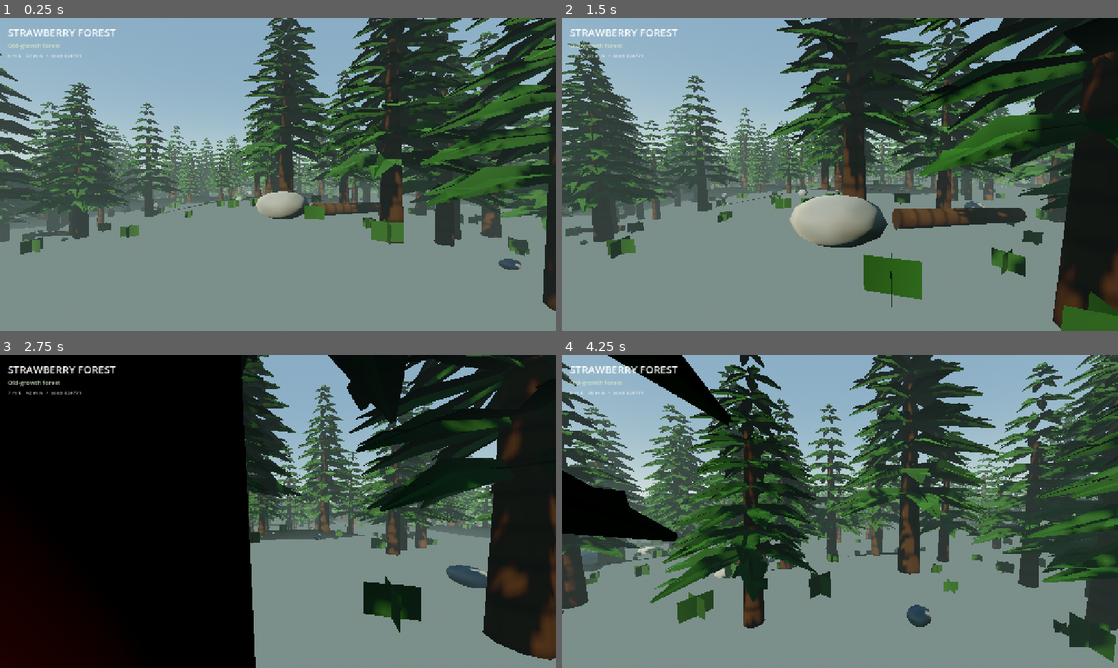
Above: before the commit, frames 1-4 (two rows, left to right).
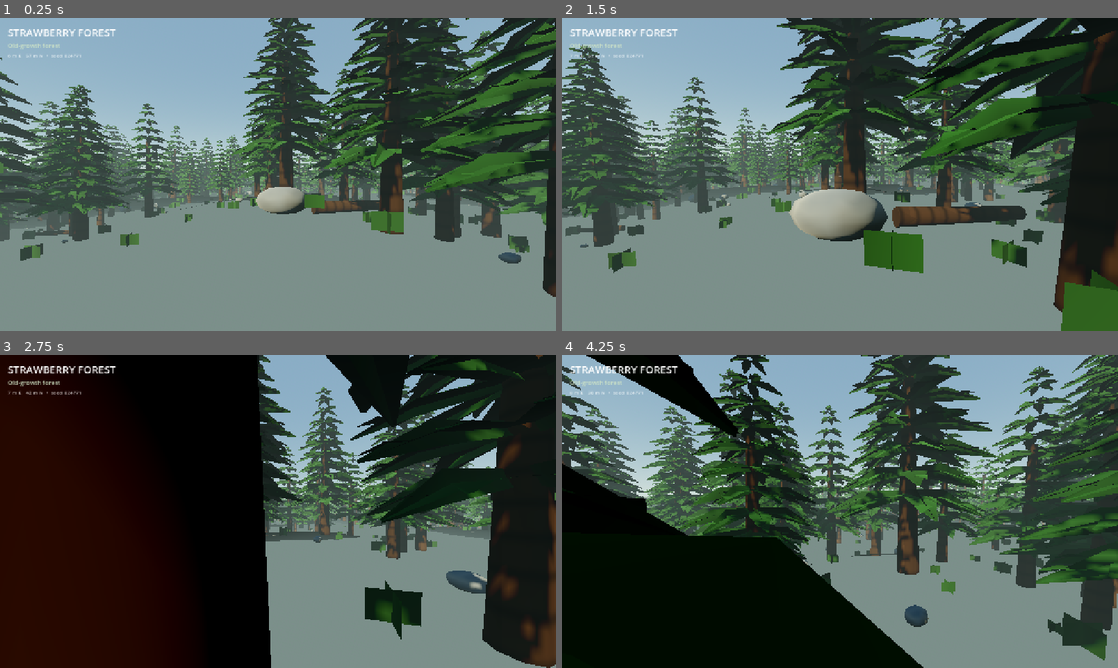
Above: after the commit, the same moments.

Repository: jain-Igtm/Strawberry-Games
Game: Godot game, scene res://main.tscn
The game is run twice, just before and just after one commit, with the same random seed, the same clock (stepped at 60 frames per second) and the same inputs.
Inputs (mouse positions are in pixels of both pictures, inside the frame that each line leads up to):
- Up to frame 1 (0.25 s): no input
- Up to frame 2 (1.5 s): tap Enter at 0.5 s; move the mouse to (867, 174) at 0.52 s; hold Shift (sprint) 0.53-1.28 s; hold W (move_forward) from 0.53 s (still down); tap Space (jump) at 0.77 s; move the mouse to (812, 174) at 1.27 s; tap H (toggle_ui) at 1.35 s
- Up to frame 3 (2.75 s): keep holding W (move_forward); tap Space (jump) at 1.52 s; move the mouse to (289, 505) at 2.02 s; hold Shift (sprint) from 2.03 s (still down)
- Up to frame 4 (4.25 s): keep holding W (move_forward); move the mouse to (834, 517) at 2.77 s; release Shift (sprint) at 2.78 s; tap H (toggle_ui) at 2.85 s; tap Space (jump) at 3.02, 3.77 s; move the mouse to (878, 514) at 3.52 s; hold Shift (sprint) from 3.53 s (still down)

The runs differ from the first frame. In frame 1, 21% of the frame differs, in the area x 0-100%, y 0-94%; in frame 2, 23%; in frame 3, 32%; in frame 4, 42%, in the area x 0-100%, y 0-100%.

Commit message:
Guarantee a gentle spawn valley around the trail

Diff:
--- a/godot-forest-explorer/scripts/world_fixed.gd
+++ b/godot-forest-explorer/scripts/world_fixed.gd
@@ -53,12 +53,14 @@
     # The visible dirt trail remains narrow (_path_blend still controls its
     # material and vegetation exclusion). Elevation transitions over a much
     # broader corridor so leaving the trail produces a hillside, not a shelf.
+    # Close to the trail we strongly converge on the path elevation; the blend
+    # then fades over almost thirty metres before full ridge terrain returns.
     var corridor: float = 1.0 - smoothstep(5.0, 34.0, distance_to_path)
-    h = lerpf(h, path_h, corridor * 0.62)
+    h = lerpf(h, path_h, corridor * 0.88)
 
     var trail: float = _path_blend(x, z)
     if trail > 0.0:
-        h = lerpf(h, path_h, trail * 0.48)
+        h = lerpf(h, path_h, trail * 0.52)
         h -= trail * 0.045
 
     return h
